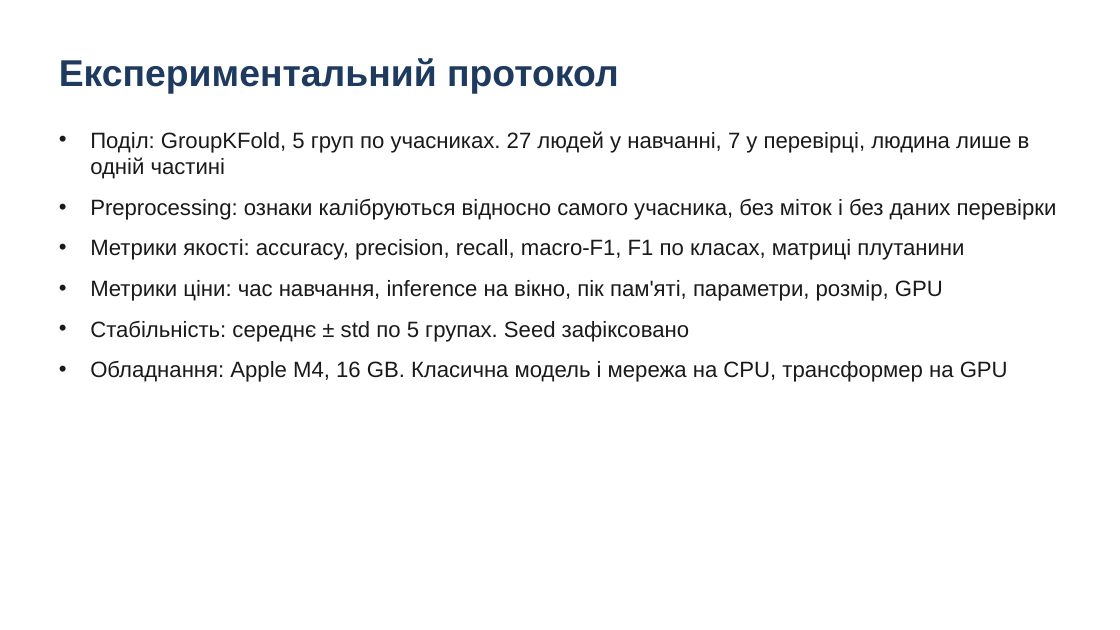
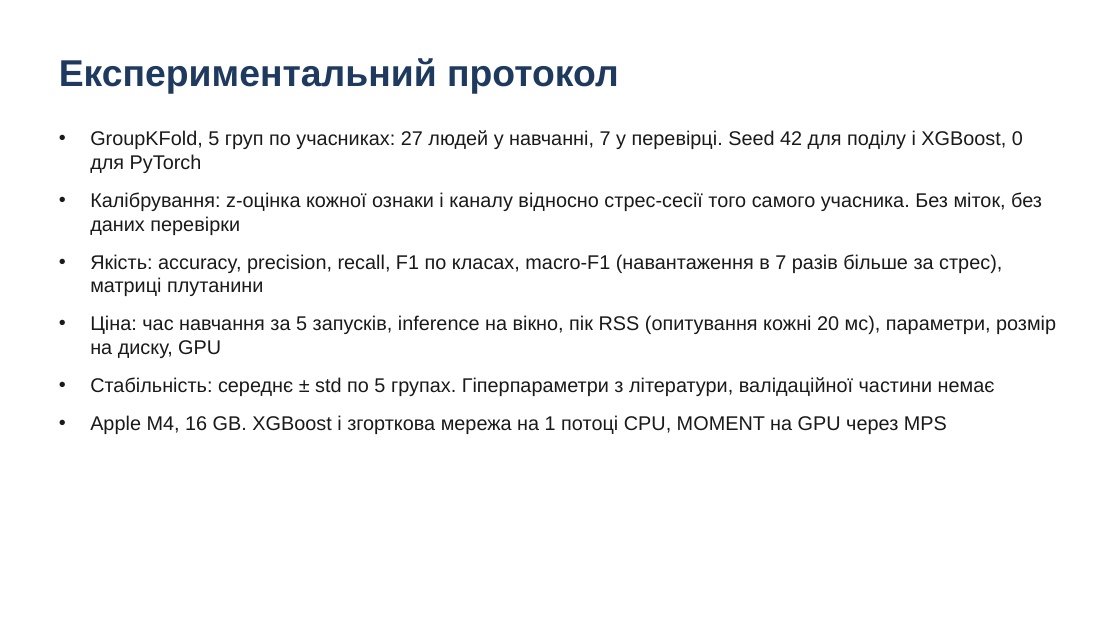
Before and after one commit to lukovskiy541/wearable-stress-exercise, a slide deck: slide 4 of presentation.pptx. Drawn at 1120x630 pixels with LibreOffice and Linux fonts; fonts in the diff are those of the drawing. Boxes give left, top, right and bottom in pixels: in the first picture for what was removed or moved away, otherwise in the second. Text is boxed around its words. In the diff, an @@ line names an element or a change of style, - is before the commit and + after.

```diff
--- a/presentation.pptx
+++ b/presentation.pptx
@@ text at bbox=[90, 130, 1056, 434]: text changed; size 19 to 17 pt @@
-• Поділ: GroupKFold, 5 груп по учасниках. 27 людей у навчанні, 7 у перевірці, людина лише в одній частині
-• Preprocessing: ознаки калібруються відносно самого учасника, без міток і без даних перевірки
-• Метрики якості: accuracy, precision, recall, macro-F1, F1 по класах, матриці плутанини
-• Метрики ціни: час навчання, inference на вікно, пік пам'яті, параметри, розмір, GPU
-• Стабільність: середнє ± std по 5 групах. Seed зафіксовано
-• Обладнання: Apple M4, 16 GB. Класична модель і мережа на CPU, трансформер на GPU
+• GroupKFold, 5 груп по учасниках: 27 людей у навчанні, 7 у перевірці. Seed 42 для поділу і XGBoost, 0 для PyTorch
+• Калібрування: z-оцінка кожної ознаки і каналу відносно стрес-сесії того самого учасника. Без міток, без даних перевірки
+• Якість: accuracy, precision, recall, F1 по класах, macro-F1 (навантаження в 7 разів більше за стрес), матриці плутанини
+• Ціна: час навчання за 5 запусків, inference на вікно, пік RSS (опитування кожні 20 мс), параметри, розмір на диску, GPU
+• Стабільність: середнє ± std по 5 групах. Гіперпараметри з літератури, валідаційної частини немає
+• Apple M4, 16 GB. XGBoost і згорткова мережа на 1 потоці CPU, MOMENT на GPU через MPS
```
Also in this commit, not shown: 9 other slides changed, 1 other file.
